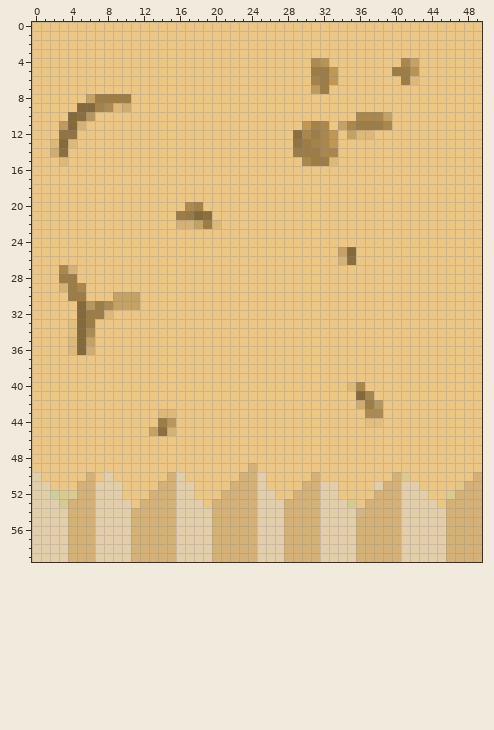
One commit to this pixel-art sprite: Steering/Steering/SteeringContent/Grass003.png. The picture above is the old version.
The file is 50x60 pixels. Colours within 5 levels of each other are drawn and written as one.
Once edited:
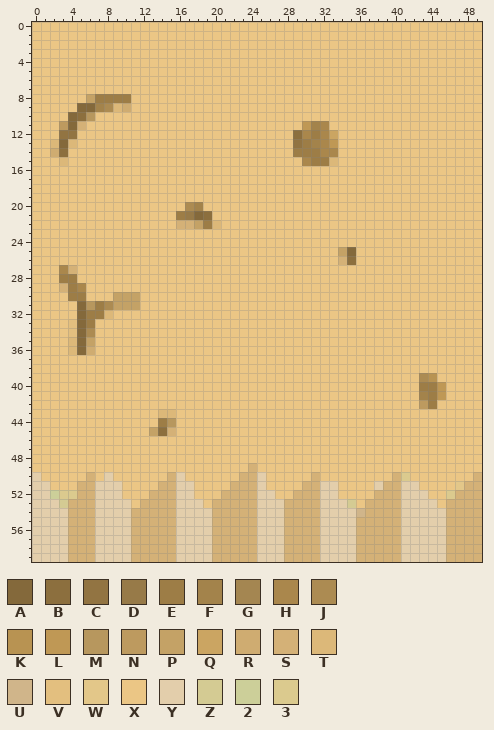
Palette (. is transparent): A #84693b  B #8c6f3e  C #927442  D #977a48  E #9d7d46  F #a3834b  G #a48651  H #aa874c  J #ac8b52  K #b89352  L #bf9855  M #b7975e  N #bd9a5f  P #c4a266  Q #cba562  R #cfac71  S #d4b177  T #dcb879  U #d0b58a  V #e3bf7f  W #e3c789  X #ebc685  Y #e3ceab  Z #d4cb93  2 #cccf99  3 #dbca8e
What changed:
y 4: x 31..32 JK -> XX; x 41..42 HP -> XX
y 5: x 31..33 EEL -> XXX; x 40..42 EEK -> XXX
y 6: x 31..33 FEL -> XXX; x 41..42 ET -> XX
y 7: x 31..32 NE -> XX
y 10: x 36..39 HHHP -> XXXX
y 11: x 34..39 PHEEEH -> XXXXXX
y 12: x 33 L -> Q; x 35..37 PTT -> XXX
y 39: x 43..44 XX -> JK
y 40: x 35..36 TH -> XX; x 43..45 XXX -> EEL
y 41: x 36..37 AG -> XX; x 43..45 XXX -> FEL
y 42: x 36..38 REM -> XXX; x 43..44 XX -> NE
y 43: x 37..38 JJ -> XX
y 44: x 37..38 VV -> XX
Boxes around the changes in both pictures, in picture pixels (x1, y1, x2, y2):
changed: (311, 58, 419, 139)
changed: (419, 373, 446, 409)
changed: (347, 382, 383, 427)
